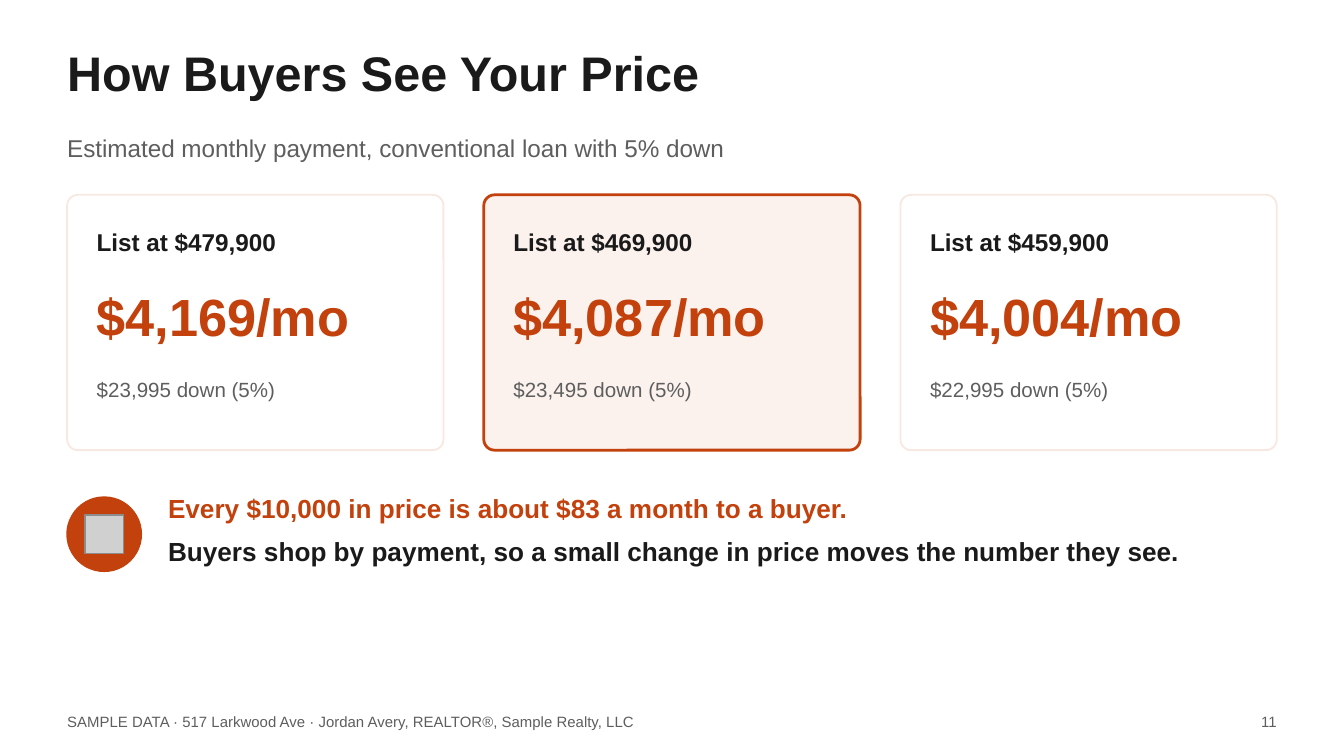
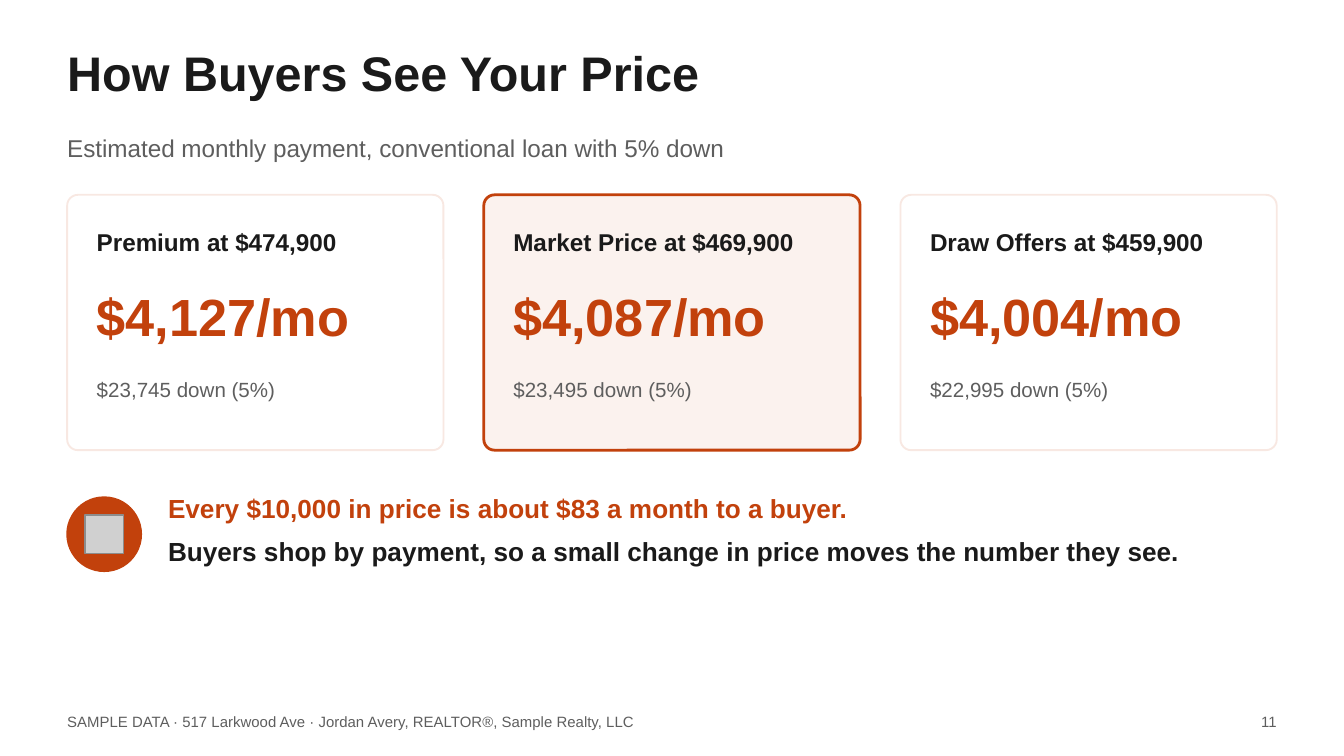
Before and after one commit to axelrivera/real-estate-skills, a slide deck: slide 11 of samples/seller-cma/517-Larkwood-Ave-Listing-Presentation.pptx. Drawn at 1344x756 pixels with LibreOffice and Linux fonts; fonts in the diff are those of the drawing; grey boxes stand for pictures. Boxes give left, top, right and bottom in pixels: in the first picture for what was removed or moved away, otherwise in the second. Text is boxed around its words. In the diff, an @@ line names an element or a change of style, - is before the commit and + after.

```diff
--- a/samples/seller-cma/517-Larkwood-Ave-Listing-Presentation.pptx
+++ b/samples/seller-cma/517-Larkwood-Ave-Listing-Presentation.pptx
@@ text at <box>97,233,336,255</box>: text changed @@
-List at $479,900
+Premium at $474,900
@@ text at <box>513,233,793,255</box>: text changed @@
-List at $469,900
+Market Price at $469,900
@@ text at <box>930,233,1203,255</box>: text changed @@
-List at $459,900
+Draw Offers at $459,900
@@ text at <box>97,297,349,344</box>: text changed @@
-$4,169/mo
+$4,127/mo
@@ text at <box>97,382,275,402</box>: text changed @@
-$23,995 down (5%)
+$23,745 down (5%)
```
Also in this commit, not shown: 7 other slides changed, 7 other files.
